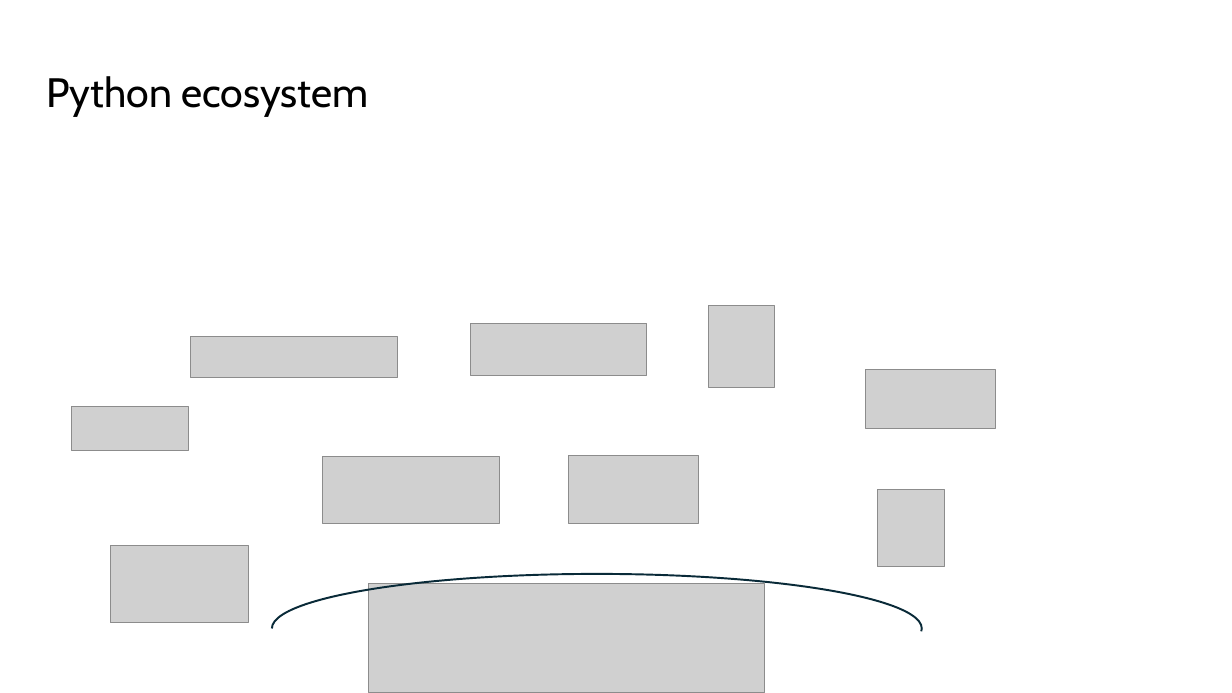
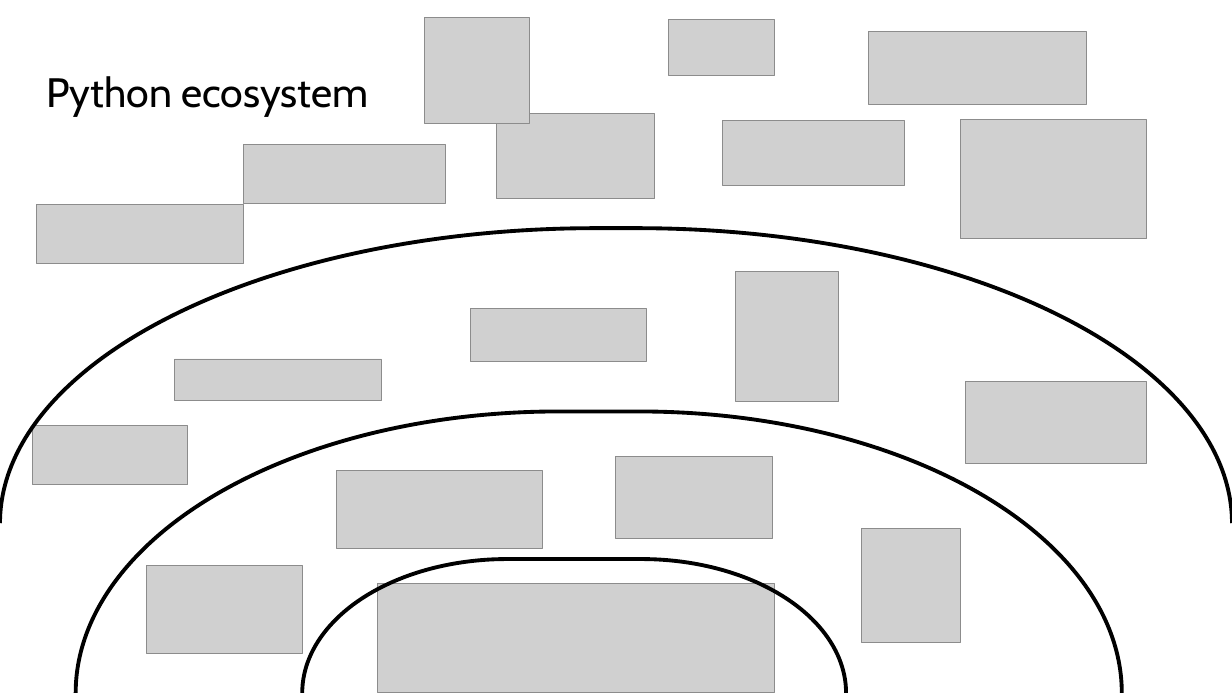
Before and after one commit to simonperneel/DS-python-data-analysis, a slide deck: slide 8 of docs/slides.pptx (slide 9 before the commit). Drawn at 1232x693 pixels with LibreOffice and Linux fonts; fonts in the diff are those of the drawing; grey boxes stand for pictures. Boxes give left, top, right and bottom in pixels: in the first picture for what was removed or moved away, otherwise in the second. Text is boxed around its words. In the diff, an @@ line names an element or a change of style, - is before the commit and + after.

Commit message:
update powerpoint

```diff
--- a/docs/slides.pptx
+++ b/docs/slides.pptx
@@ picture added at [424,18,530,123] @@
@@ picture added at [669,19,775,75] @@
@@ picture added at [869,31,1087,104] @@
@@ picture added at [497,114,655,199] @@
@@ picture added at [960,119,1147,238] @@
@@ picture added at [244,144,445,202] @@
@@ picture added at [723,121,905,186] @@
@@ picture added at [37,205,244,264] @@
@@ right bracket added at [0,228,1232,523], outline #000000 3 pt @@
@@ picture: place and size @@
-picture at [709,306,775,388]
+picture at [736,272,839,401]
@@ picture: place and size @@
-picture at [470,323,647,376]
+picture at [470,309,647,361]
@@ picture: place and size @@
-picture at [190,336,397,377]
+picture at [175,360,382,400]
@@ picture: place and size @@
-picture at [865,370,995,429]
+picture at [966,381,1147,463]
@@ right bracket added at [76,412,1122,693], outline #000000 3 pt @@
@@ picture: place and size @@
-picture at [71,406,189,450]
+picture at [32,426,188,485]
@@ picture: place and size @@
-picture at [323,457,499,523]
+picture at [337,470,543,548]
@@ picture: place and size @@
-picture at [568,456,699,524]
+picture at [616,457,774,539]
@@ picture: place and size @@
-picture at [878,489,945,567]
+picture at [862,529,960,642]
@@ picture: place and size @@
-picture at [110,545,249,623]
+picture at [147,566,302,653]
@@ right bracket added at [302,559,847,693], outline #000000 3 pt @@
@@ arch (boxed as its full ring) removed at [272,574,921,683] @@
@@ picture: place and size @@
-picture at [369,584,765,693]
+picture at [378,584,775,693]
```
Also in this commit, not shown: 2 other slides changed.
